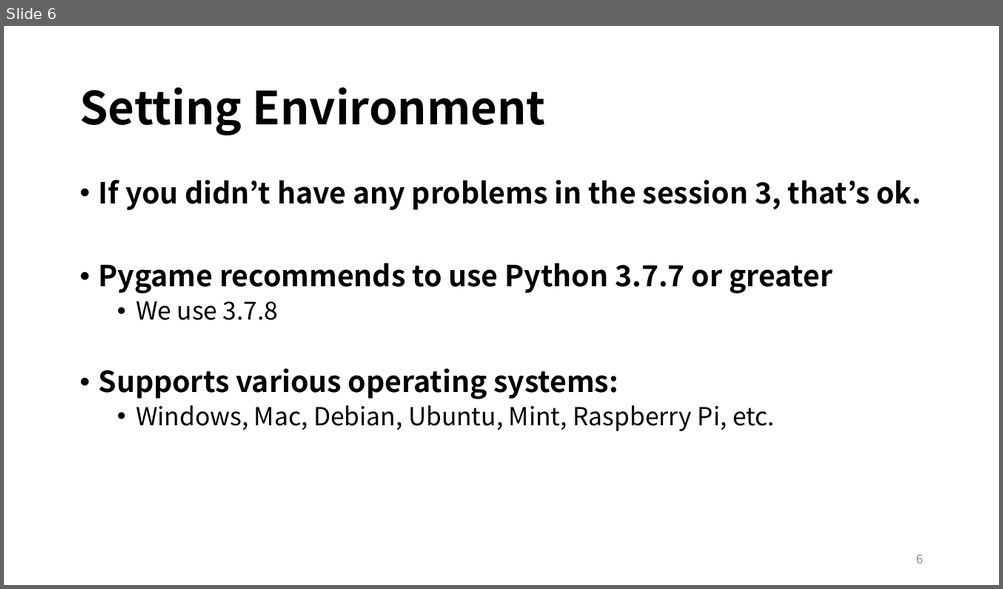
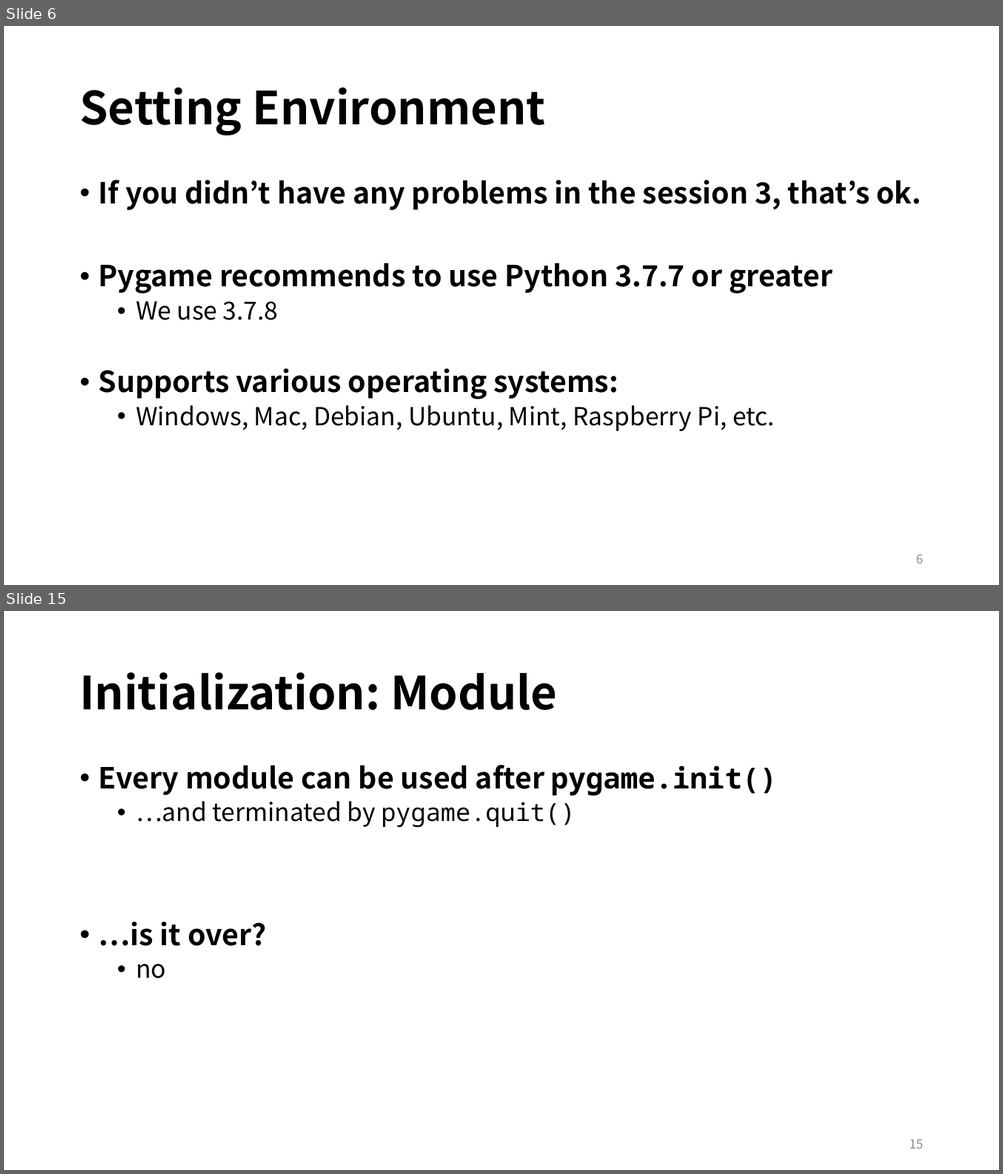
Before and after one commit to EunSeong-Park/EunSeong-Park.github.io, a slide deck: contents/2020_ITinerary/assets/session_4/preclass.pptx. Shown one above the other, each under a label of ours: slide 6 before the commit, slides 6 and 15 after it; the slides between them are not shown. The pictures are 1003x589 and 1003x1174 pixels, drawn with LibreOffice and Linux fonts; fonts in the diff are those of the drawing. Boxes give left, top, right and bottom in pixels: in the first picture for what was removed or moved away, otherwise in the second. Text is boxed around its words. In the diff, an @@ line names an element or a change of style, - is before the commit and + after.

```diff
--- a/contents/2020_ITinerary/assets/session_4/preclass.pptx
+++ b/contents/2020_ITinerary/assets/session_4/preclass.pptx
@@ slide 15 added at <box>4,611,999,1170</box>, background #FFFFFF @@
@@ title added at <box>79,672,557,710</box>, 44 pt, text #000000, bold @@
+Initialization: Module
@@ text added at <box>99,765,777,979</box>, 28 pt, text #000000, bold @@
+• Every module can be used after pygame.init()
+  • …and terminated by pygame.quit()
+• …is it over?
+  • no
@@ page number added at <box>909,1140,923,1149</box>, 12 pt, text #8C8C8C @@
+15
```
Also in this commit, not shown: 1 slide changed, 46 other slides added, 1 slide removed, 6 other files.
